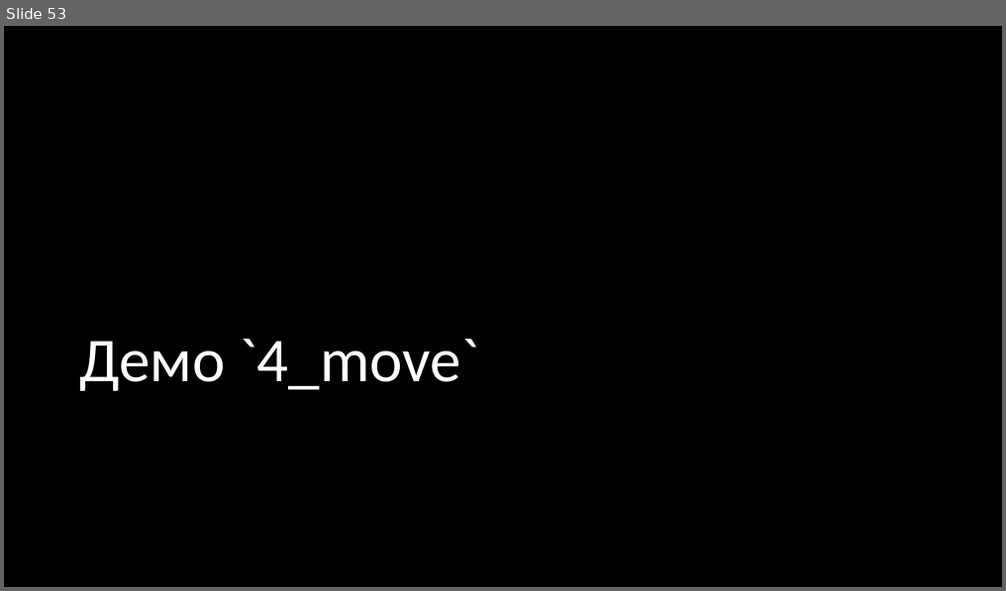
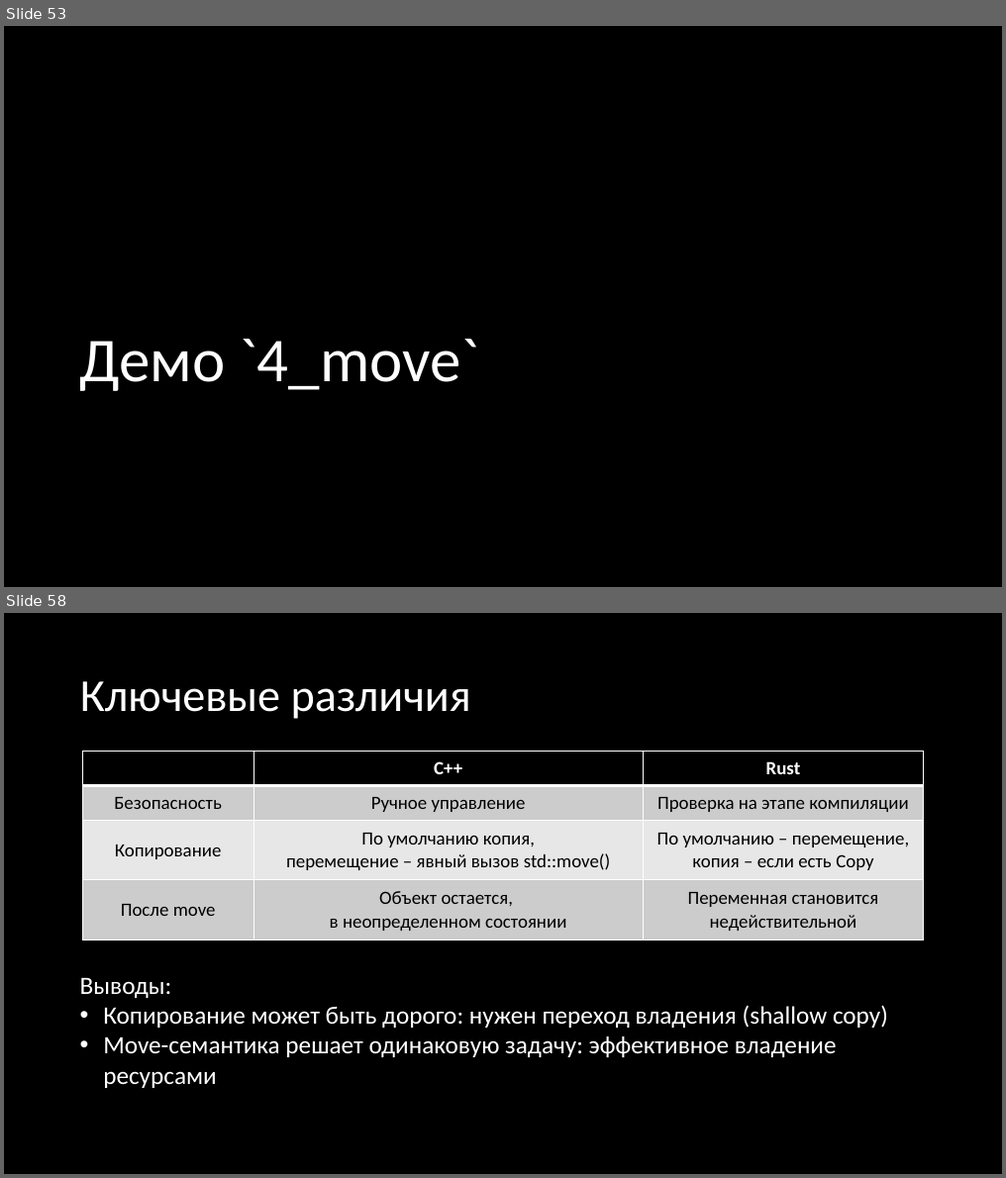
Before and after one commit to Gordon01/learn-rust, a slide deck: keynotes/Rust 2024.pptx. Shown one above the other, each under a label of ours: slide 53 before the commit, slides 53 and 58 after it; the slides between them are not shown. The pictures are 1006x591 and 1006x1178 pixels, drawn with LibreOffice and Linux fonts; fonts in the diff are those of the drawing. Boxes give left, top, right and bottom in pixels: in the first picture for what was removed or moved away, otherwise in the second. Text is boxed around its words. In the diff, an @@ line names an element or a change of style, - is before the commit and + after.

```diff
--- a/keynotes/Rust 2024.pptx
+++ b/keynotes/Rust 2024.pptx
@@ slide 58 added at (x1=4, y1=613, x2=1002, y2=1174), background #000000 @@
@@ title added at (x1=80, y1=681, x2=471, y2=719), 44 pt, text #FFFFFF @@
+Ключевые различия
@@ table added at (x1=82, y1=752, x2=924, y2=940), 4 rows, 3 columns @@
+ | С++ | Rust
+Безопасность | Ручное управление | Проверка на этапе компиляции
+Копирование | По умолчанию копия, перемещение – явный вызов std::move() | По умолчанию – перемещение, копия – если есть Copy
+После move | Объект остается, в неопределенном состоянии | Переменная становится недействительной
@@ text added at (x1=80, y1=977, x2=888, y2=1088), 24 pt, text #FFFFFF @@
+Выводы:
+• Копирование может быть дорого: нужен переход владения (shallow copy)
+• Move-семантика решает одинаковую задачу: эффективное владение ресурсами
```
Also in this commit, not shown: 6 slides changed, 8 other slides added, 1 slide removed.
